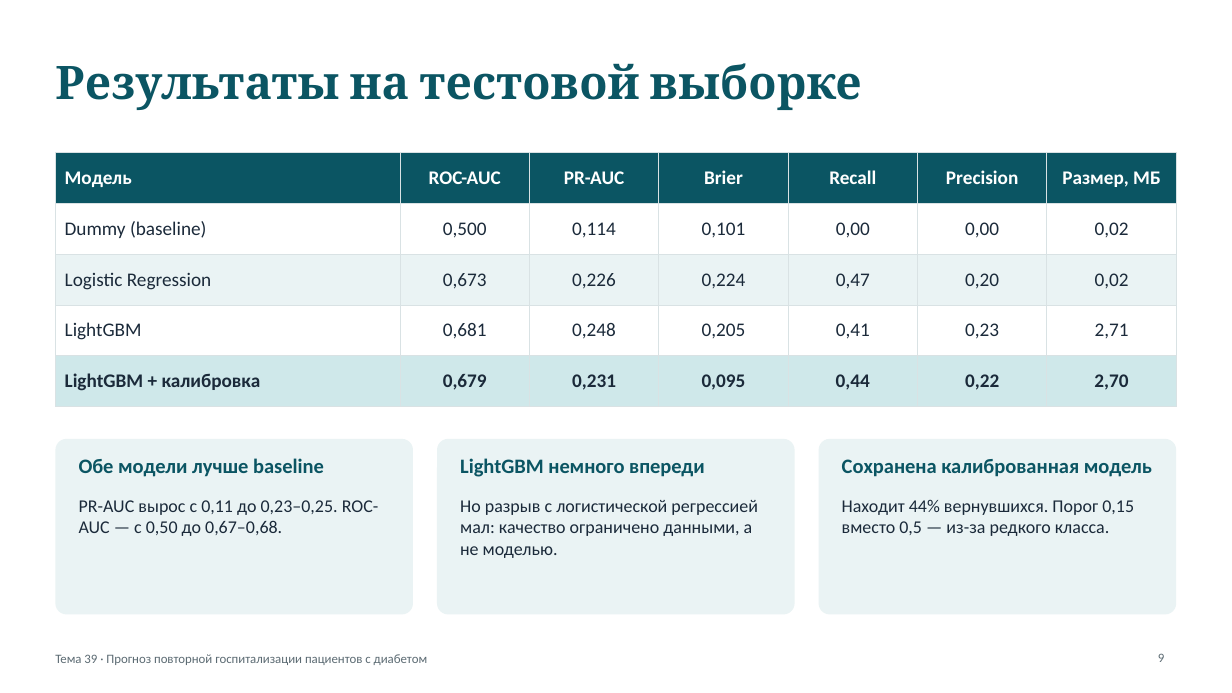
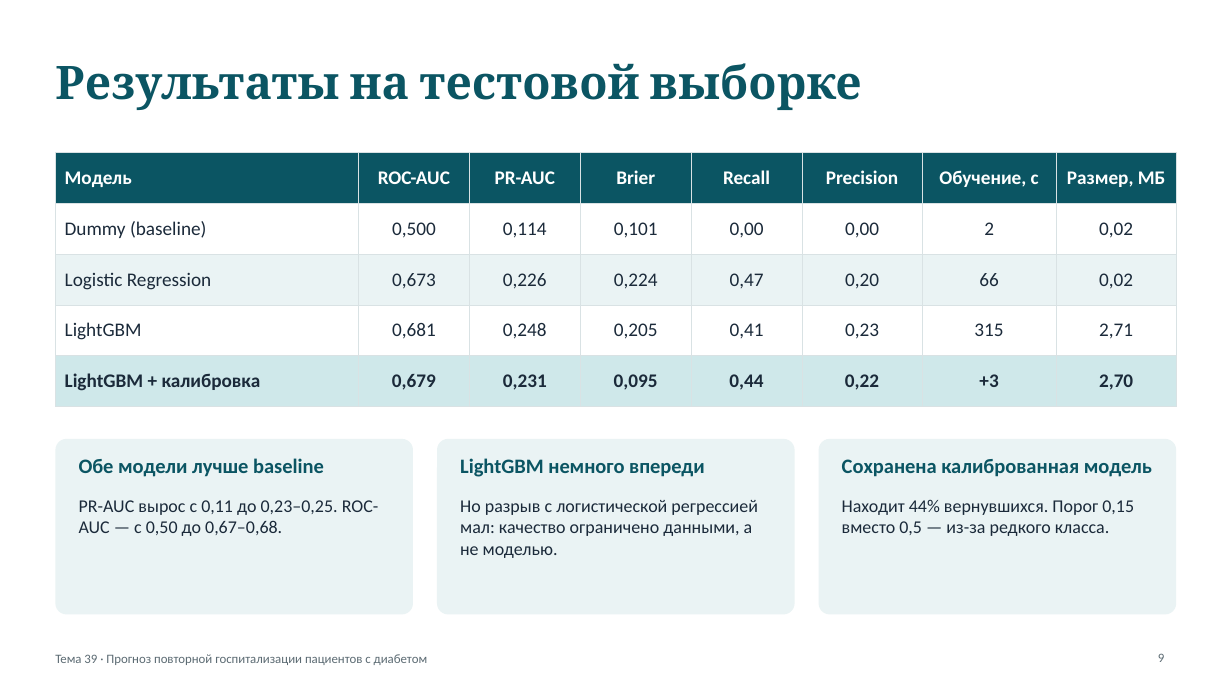
Before and after one commit to Kaiyrbek-data/-, a slide deck: slide 9 of docs/presentation.pptx. Drawn at 1232x693 pixels with LibreOffice and Linux fonts; fonts in the diff are those of the drawing. Boxes give left, top, right and bottom in pixels: in the first picture for what was removed or moved away, otherwise in the second. Text is boxed around its words. In the diff, an @@ line names an element or a change of style, - is before the commit and + after.

```diff
--- a/docs/presentation.pptx
+++ b/docs/presentation.pptx
@@ table at (55, 152, 1177, 395) @@
+column 7: Обучение, с | 2 | 66 | 315 | +3
```
Also in this commit, not shown: 5 other slides changed, 1 slide added, 1 other file.
